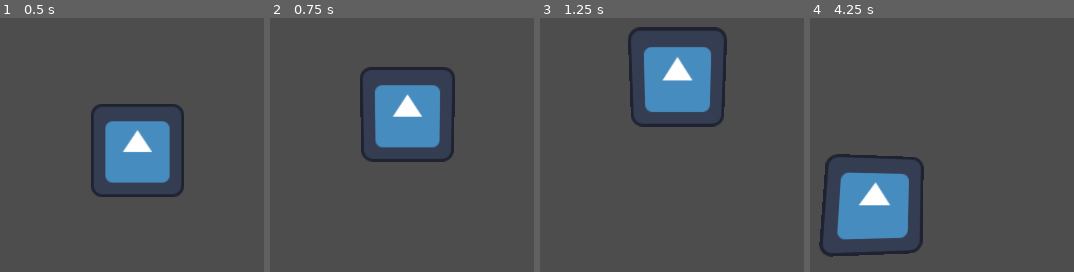
Above: before the commit, frames 1-4 (left to right).
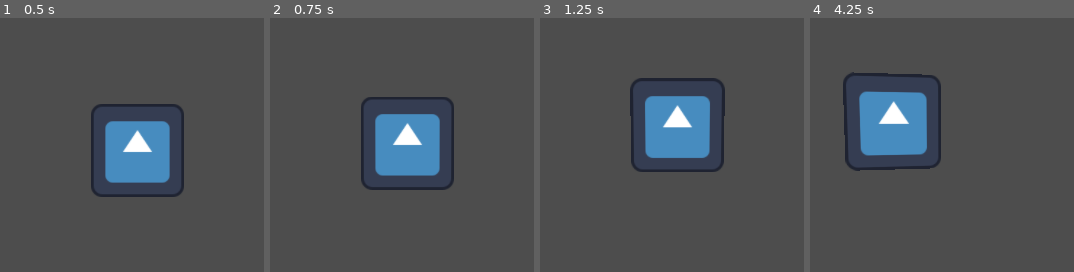
Above: after the commit, the same moments.

Repository: tvstaticghost/CritterJam
Game: Godot game, scene res://Scenes/world.tscn
Same seed, same stepped clock (60 frames per second), same inputs: the game is played once before the commit and once after it. The project has no main scene, so this scene is started directly. The engine's default icon, where the game draws it, is replaced by a stand-in: a white triangle on a blue panel in a dark square.
Inputs:
- Up to frame 1 (0.5 s): no input
- Up to frame 2 (0.75 s): tap Enter at 0.5 s; hold Up (up) from 0.53 s (still down)
- Up to frame 3 (1.25 s): keep holding Up (up)
- Up to frame 4 (4.25 s): release Up (up) at 2.03 s; hold Left (left) 2.03-3.53 s; hold Down (down) from 3.53 s (still down)

Frame 1 is identical in both runs. In frame 2, 8.2% of the frame differs, in the area x 34-71%, y 19-68%; in frame 3, 12%; in frame 4, 17%, in the area x 3-50%, y 21-95%.

Commit message:
Added electric camera rotate sound

Diff:
--- a/Scenes/main_camera.tscn
+++ b/Scenes/main_camera.tscn
@@ -1,6 +1,10 @@
-[gd_scene load_steps=2 format=3 uid="uid://cuj5ubafqrgl2"]
+[gd_scene load_steps=3 format=3 uid="uid://cuj5ubafqrgl2"]
 
 [ext_resource type="Script" uid="uid://bjjdisaakrj07" path="res://Scripts/main_camera.gd" id="1_hn7o2"]
+[ext_resource type="AudioStream" uid="uid://c3t16gakenrhv" path="res://Sounds/camera_noise.mp3" id="2_w1isw"]
 
 [node name="MainCamera" type="Camera3D"]
 script = ExtResource("1_hn7o2")
+
+[node name="AudioStreamPlayer3D" type="AudioStreamPlayer3D" parent="."]
+stream = ExtResource("2_w1isw")
--- a/Scripts/main_camera.gd
+++ b/Scripts/main_camera.gd
@@ -1,29 +1,52 @@
 extends Camera3D
 
 # Script to pan camera around the scene
-var camera_rotation_amount: float = 0.01
+var camera_rotation_amount: float = 0.002
 var max_pitch: float = 0.22
 var min_pitch: float = -0.25
 
+var is_camera_moving: bool = false
+
+func play_camera_movement_sound():
+	$AudioStreamPlayer3D.play()
+
+func stop_camera_movement_sound():
+	$AudioStreamPlayer3D.stop()
+
 func _process(_delta: float) -> void:
+	is_camera_moving = false
 	# Tilt down
 	if Input.is_action_pressed("down"):
 		if rotation.x + camera_rotation_amount <= max_pitch:
 			rotation.x += camera_rotation_amount
-			print(rotation)
+			is_camera_moving = true
 
 	# Tilt up
 	if Input.is_action_pressed("up"):
 		if rotation.x - camera_rotation_amount >= min_pitch:
 			rotation.x -= camera_rotation_amount
-			print(rotation)
+			is_camera_moving = true
 
 	# Tilt left
 	if Input.is_action_pressed("left"):
 		if rotation.y - camera_rotation_amount >= min_pitch:
 			rotation.y -= camera_rotation_amount
+			is_camera_moving = true
 
 	# Tilt right
 	if Input.is_action_pressed("right"):
 		if rotation.y + camera_rotation_amount <= max_pitch:
 			rotation.y += camera_rotation_amount
+			is_camera_moving = true
+
+	if not Input.is_anything_pressed():
+		is_camera_moving = false
+
+	print(is_camera_moving)
+
+	if is_camera_moving:
+		if not $AudioStreamPlayer3D.playing:
+			play_camera_movement_sound()
+	else:
+		if $AudioStreamPlayer3D.playing:
+			stop_camera_movement_sound()
Not shown, added: Sounds/camera_noise.mp3.import
Not shown, added: Sounds/camera_noise.mp3
